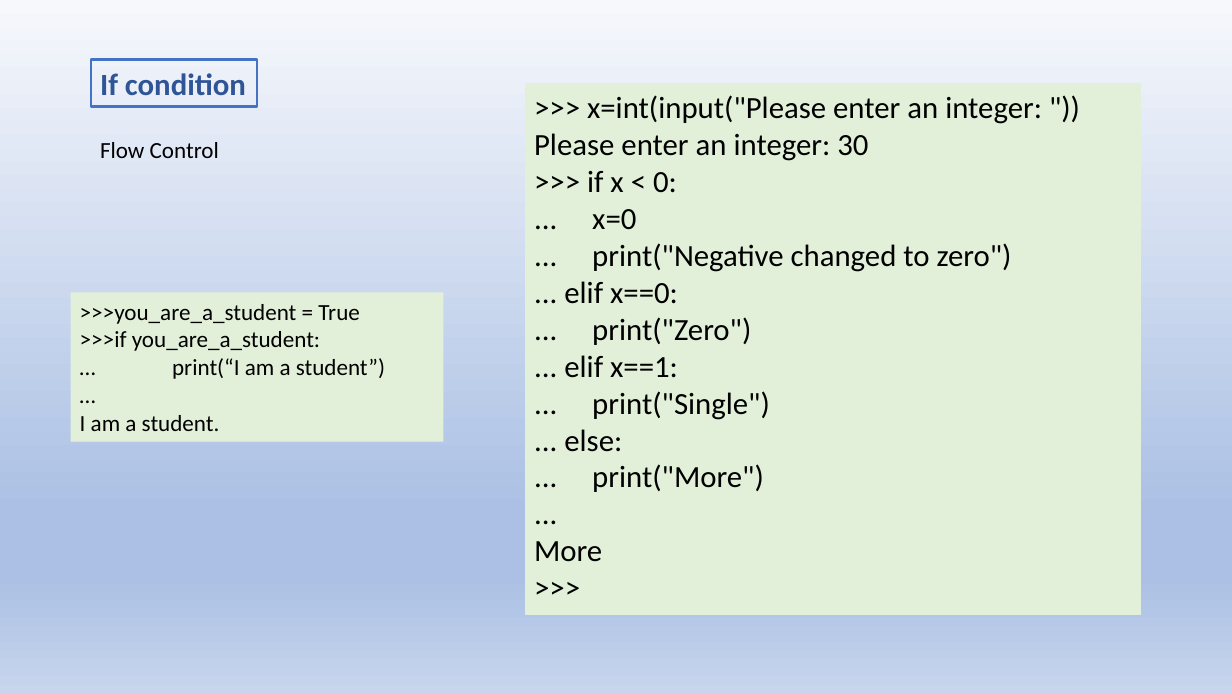
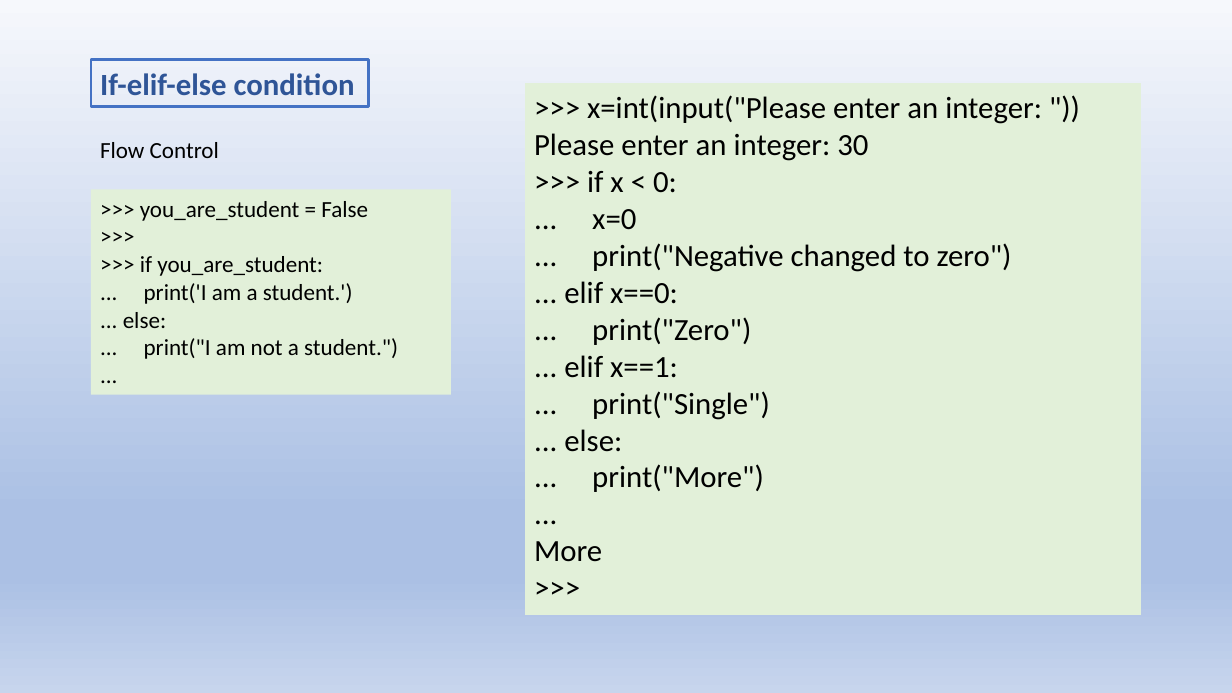
Before and after one commit to jwang1122/learnpython, a slide deck: slide 14 of Python Language.pptx (slide 16 before the commit). Drawn at 1232x693 pixels with LibreOffice and Linux fonts; fonts in the diff are those of the drawing. Boxes give left, top, right and bottom in pixels: in the first picture for what was removed or moved away, otherwise in the second. Text is boxed around its words. In the diff, an @@ line names an element or a change of style, - is before the commit and + after.

```diff
--- a/Python Language.pptx
+++ b/Python Language.pptx
@@ rectangle "If-elif-else condition": place and size @@
-rectangle "If-elif-else condition" at [91,60,257,106]
+rectangle "If-elif-else condition" at [91,60,368,106]
@@ text in rectangle at [100,73,355,95]: text changed @@
-If condition
+If-elif-else condition
@@ rectangle ">>> you_are_student = False": place and size @@
-rectangle ">>> you_are_student = False" at [70,293,444,443]
+rectangle ">>> you_are_student = False" at [91,189,450,395]
@@ text in rectangle at [123,201,398,359]: text changed @@
->>>you_are_a_student = True
->>>if you_are_a_student:
-… print(“I am a student”)
-…
-I am a student.
+>>> you_are_student = False
+>>>
+>>> if you_are_student:
+... print('I am a student.')
+... else:
+... print("I am not a student.")
+...
```
Also in this commit, not shown: 8 other slides changed, 15 slides added, 12 other files.
